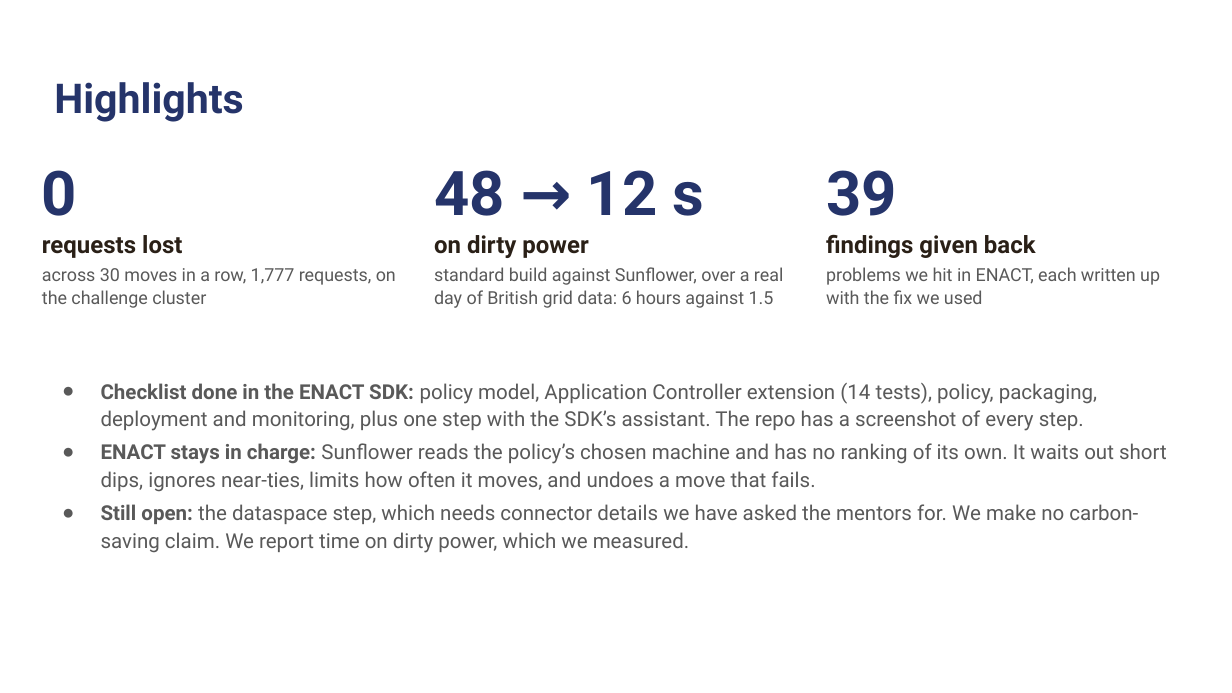
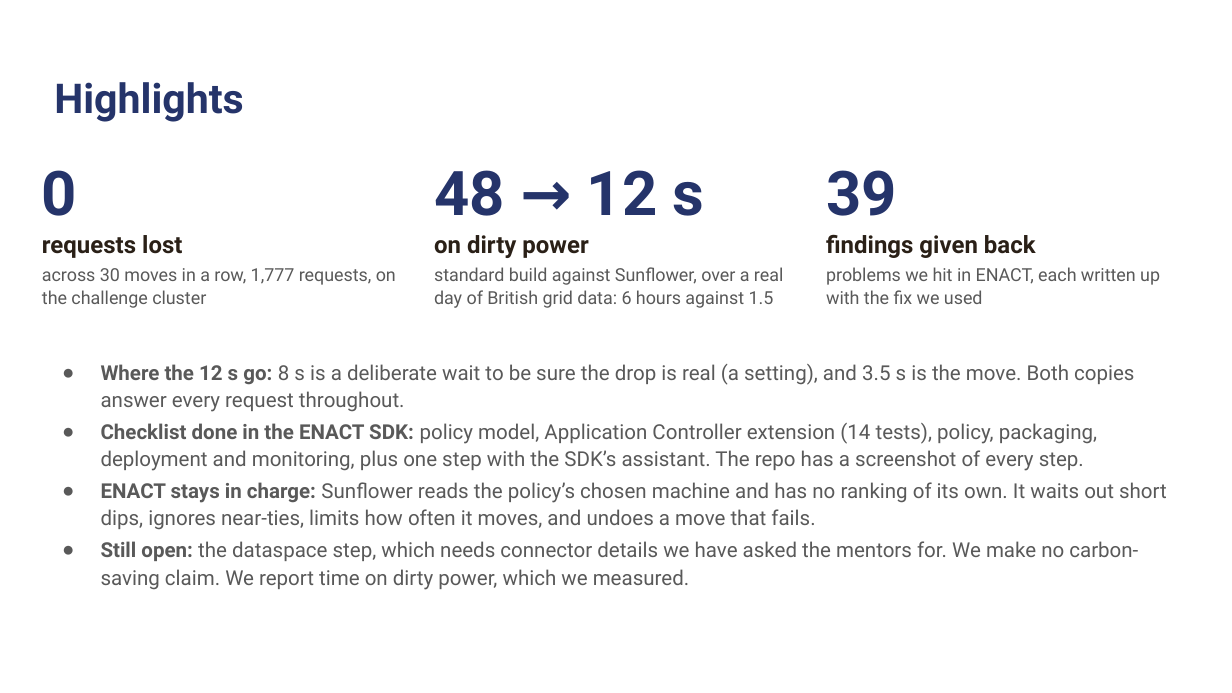
Before and after one commit to kinnuworks/sunflower-enact, a slide deck: slide 4 of docs/slides/Sunflower-VelesHack.pptx. Drawn at 1232x693 pixels with LibreOffice and Linux fonts; fonts in the diff are those of the drawing; background and template pictures are left out. Boxes give left, top, right and bottom in pixels: in the first picture for what was removed or moved away, otherwise in the second. Text is boxed around its words. In the diff, an @@ line names an element or a change of style, - is before the commit and + after.

Commit message:
Show where Sunflower's 12 seconds go: the measured wait and the move, on the screen and in the slides, README and pitch

```diff
--- a/docs/slides/Sunflower-VelesHack.pptx
+++ b/docs/slides/Sunflower-VelesHack.pptx
@@ text "Where the 12 s go: ...": place and size @@
-text "Where the 12 s go: ..." at <box>101,383,1167,553</box>
+text "Where the 12 s go: ..." at <box>101,364,1167,590</box>
@@ text at <box>101,364,1134,412</box>: paragraph added @@
+● Where the 12 s go: 8 s is a deliberate wait to be sure the drop is real (a setting), and 3.5 s is the move. Both copies answer every request throughout.
@@ text at <box>101,423,1167,530</box>: less space between paragraphs @@
```
Also in this commit, not shown: 7 other files.
